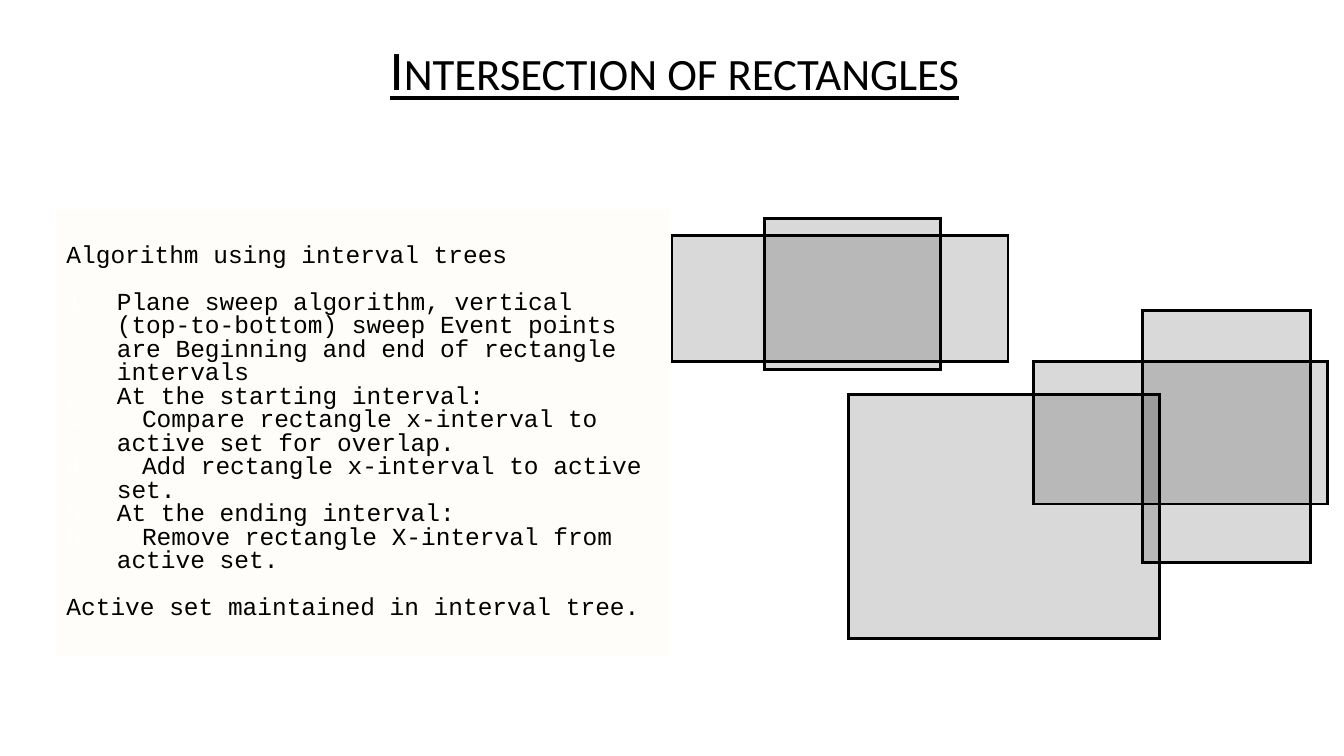
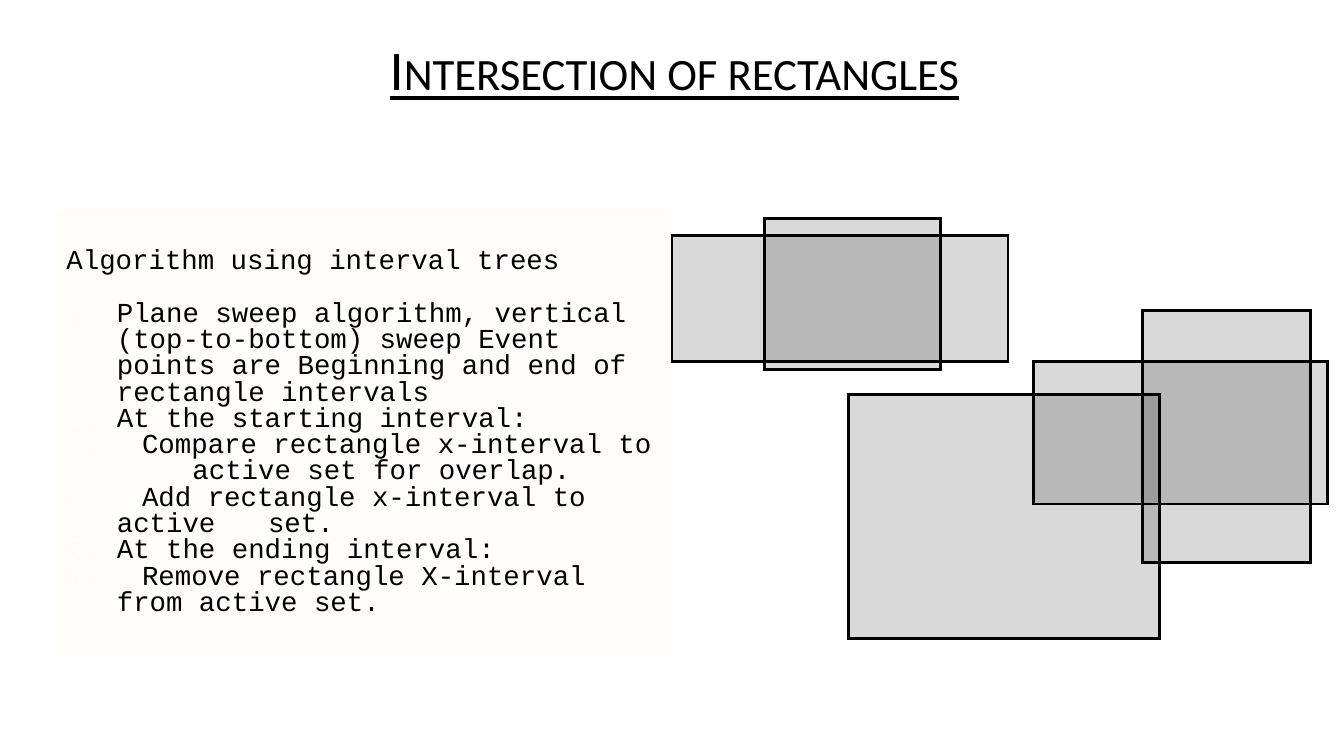
Before and after one commit to USFDataVisualization/Computational-Geometry-Lecture, a slide deck: slide 26 of L03-intersection.pptx (slide 28 before the commit). Drawn at 1344x756 pixels with LibreOffice and Linux fonts; fonts in the diff are those of the drawing; background and template pictures are left out. Boxes give left, top, right and bottom in pixels: in the first picture for what was removed or moved away, otherwise in the second. Text is boxed around its words. In the diff, an @@ line names an element or a change of style, - is before the commit and + after.

```diff
--- a/L03-intersection.pptx
+++ b/L03-intersection.pptx
@@ text "Algorithm using interval trees" at [66,250,651,612]: size 17.5 to 19.6 pt @@
@@ text at [66,597,639,616]: paragraph removed @@
-Active set maintained in interval tree.
```
Also in this commit, not shown: 2 other slides changed, 4 slides removed, 41 other files.
